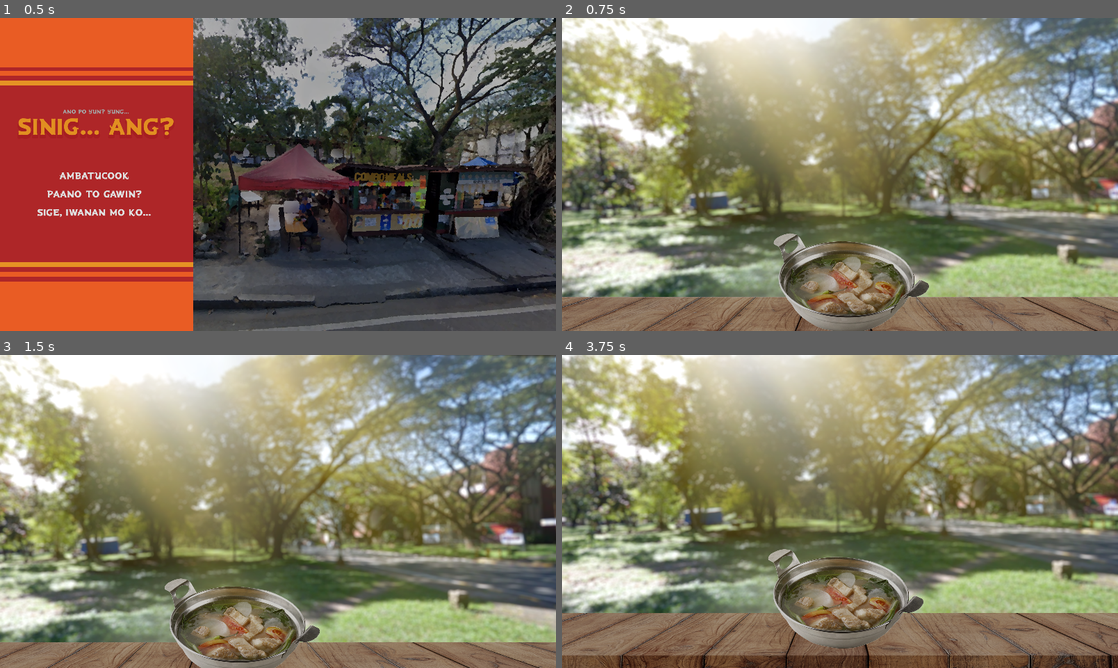
Above: before the commit, frames 1-4 (two rows, left to right).
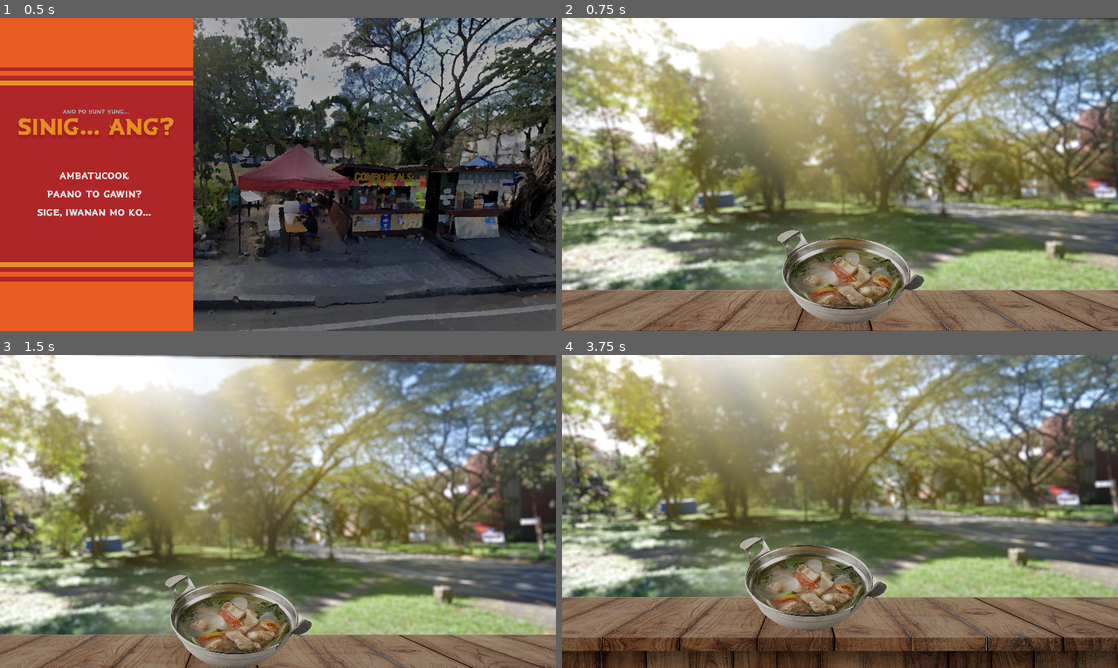
Above: after the commit, the same moments.

Repository: FlamingHerb/develup-chapter-1-quest
Game: Godot game, scene res://scenes/main_menu.tscn
Two runs of this game, one before a commit and one after it. Both use one fixed random seed, a clock stepped at 60 frames per second and the inputs below. The engine's default icon, where the game draws it, is replaced by a stand-in: a white triangle on a blue panel in a dark square. Sound files missing from this copy of the repository are replaced by a short silence.
Inputs (mouse positions are in pixels of both pictures, inside the frame that each line leads up to):
- Up to frame 1 (0.5 s): no input
- Up to frame 2 (0.75 s): click "Ambatucook" at 0.5 s
- Up to frame 3 (1.5 s): tap Enter at 1.25 s; move the mouse to (400, 495) at 1.27 s; click (400, 495) at 1.42 s
- Up to frame 4 (3.75 s): tap Space at 1.52, 2.27 s; move the mouse to (1034, 439) at 2.02 s; click (1034, 439) at 2.17 s; move the mouse to (1034, 489) at 2.77 s; click (1034, 489) at 2.92 s; move the mouse to (812, 574) at 3.52 s; click (812, 574) at 3.67 s

Frame 1 is identical in both runs. In frame 2, 41% of the frame differs, in the area x 0-100%, y 0-100%; in frame 3, 42%; in frame 4, 64%.

Commit message:
feat: added graphics

Diff:
--- a/project.godot
+++ b/project.godot
@@ -23,3 +23,8 @@
 [display]
 
 window/stretch/mode="canvas_items"
+
+[rendering]
+
+renderer/rendering_method="gl_compatibility"
+renderer/rendering_method.mobile="gl_compatibility"
--- a/scenes/game_main.tscn
+++ b/scenes/game_main.tscn
@@ -65,14 +65,14 @@
 rotation = 1.5708
 shape = SubResource("CapsuleShape2D_goop2")
 
+[node name="ProjectileGrouping" type="Node2D" parent="."]
+
 [node name="GodRay" type="Sprite2D" parent="."]
 material = SubResource("ShaderMaterial_rmqom")
 position = Vector2(575, 323.5)
 scale = Vector2(12.4844, 6.99219)
 texture = ExtResource("4_sjphd")
 metadata/_edit_lock_ = true
-
-[node name="ProjectileGrouping" type="Node2D" parent="."]
 
 [node name="CounterRoof" type="Sprite2D" parent="."]
 self_modulate = Color(0.285969, 0.272194, 0.290561, 1)
@@ -86,12 +86,11 @@
 
 [node name="GameCamera" type="Camera2D" parent="."]
 position = Vector2(576, 320)
-zoom = Vector2(0.9, 0.9)
+zoom = Vector2(0.85, 0.85)
 limit_left = -224
 limit_top = -126
 limit_right = 1376
 limit_bottom = 774
-limit_smoothed = true
 position_smoothing_enabled = true
 script = ExtResource("3_ftt30")
 metadata/_edit_lock_ = true
--- a/scenes/game_main/item_base.tscn
+++ b/scenes/game_main/item_base.tscn
@@ -9,6 +9,8 @@
 radius = 67.0671
 
 [node name="ItemBase" type="RigidBody2D"]
+position = Vector2(142, 75)
+sleeping = true
 script = ExtResource("1_u5cyj")
 
 [node name="ItemSprite" type="Sprite2D" parent="."]
--- a/scripts/game_main/item_base.gd
+++ b/scripts/game_main/item_base.gd
@@ -1,9 +1,11 @@
 extends RigidBody2D
 
 const target_pos = Vector2(602, 570)
+enum ItemType {ITEM, ENEMY}
+
 
 @onready var time_in_air: float
-
+@export var item_type: ItemType
 
 #===============================================================================
 # Engine Signature/Signals functions
Binary file added: graphics/game_main/ingredients/daikon.png
Not shown, added: graphics/game_main/ingredients/daikon.png.import
Binary file added: graphics/game_main/ingredients/daikon_cut.png
Not shown, added: graphics/game_main/ingredients/daikon_cut.png.import
Binary file added: graphics/game_main/ingredients/kangkong.png
Not shown, added: graphics/game_main/ingredients/kangkong.png.import
Binary file added: graphics/game_main/ingredients/kangkong_cut.png
Not shown, added: graphics/game_main/ingredients/kangkong_cut.png.import
Binary file added: graphics/game_main/ingredients/meat.png
Not shown, added: graphics/game_main/ingredients/meat.png.import
Binary file added: graphics/game_main/ingredients/meat_cut.png
Not shown, added: graphics/game_main/ingredients/meat_cut.png.import
(and 12 more such lines)
